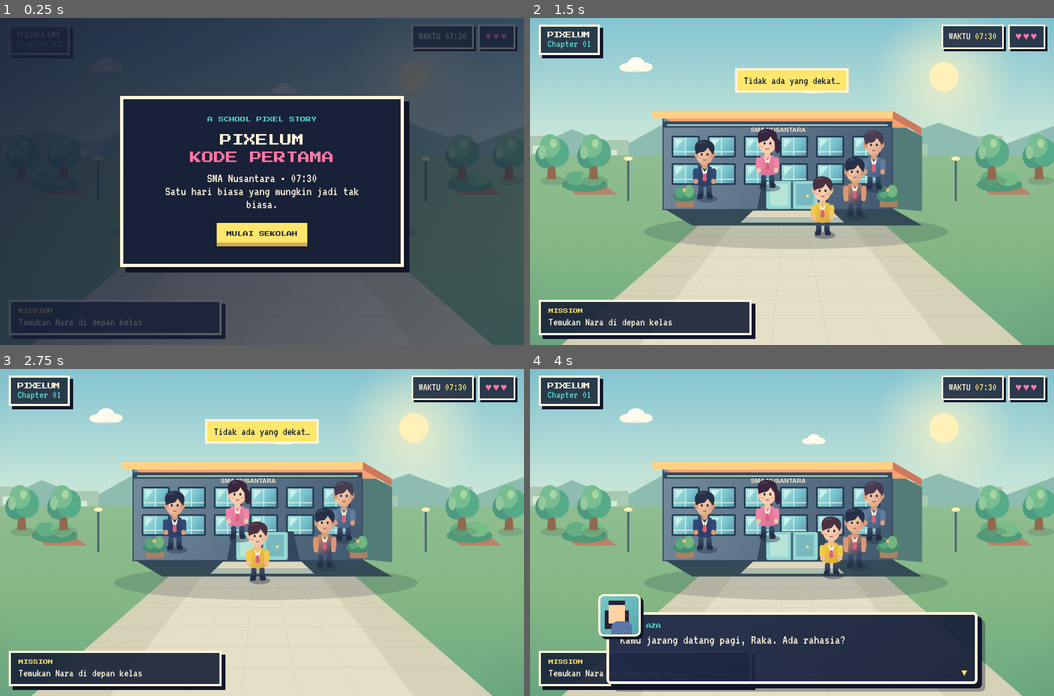
Above: before the commit, frames 1-4 (two rows, left to right).
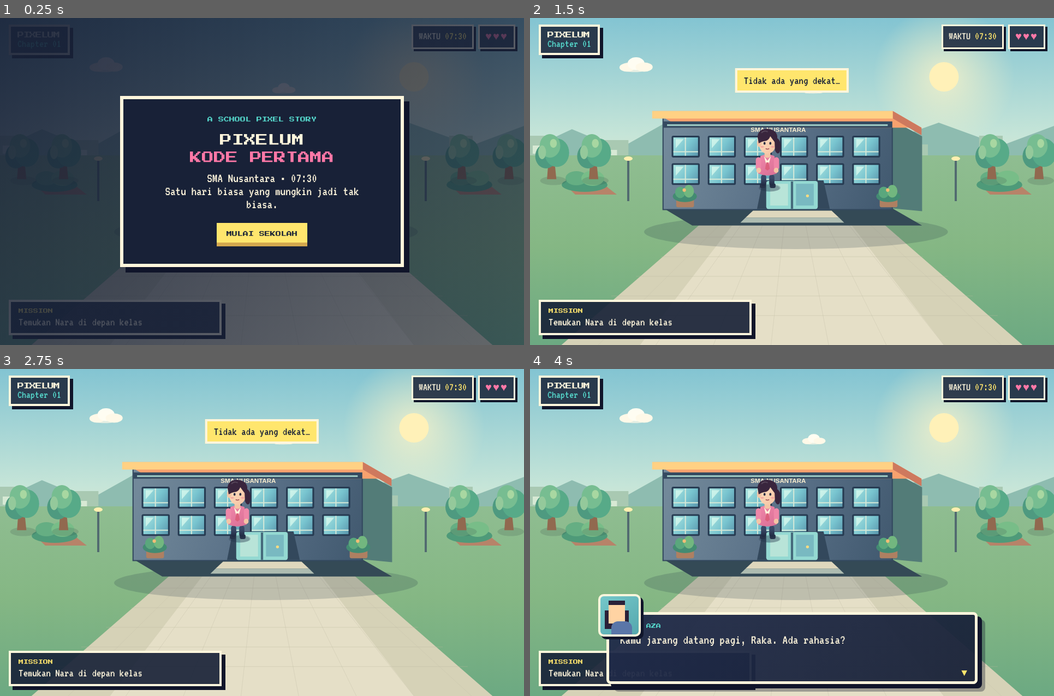
Above: after the commit, the same moments.

Repository: teamveitchfk/PlayGround
Game: browser game, page index.html
The game is run twice, just before and just after one commit, with the same random seed, the same clock (stepped at 60 frames per second) and the same inputs.
Inputs:
- Up to frame 1 (0.25 s): no input
- Up to frame 2 (1.5 s): click "MULAI SEKOLAH" at 0.27 s; hold Right from 1.03 s (still down); tap Space at 1.1 s
- Up to frame 3 (2.75 s): release Right at 1.53 s; hold Down 1.58-1.85 s; tap Space at 1.6, 2.1, 2.6 s; hold Left 1.9-2.47 s; tap E at 2.52 s; hold Up from 2.52 s (still down)
- Up to frame 4 (4 s): release Up at 2.82 s; hold Right 2.87-3.53 s; tap Space at 3.1, 3.6 s; tap W at 3.52 s; hold Up 3.58-3.82 s; hold Left from 3.87 s (still down)

The runs differ from the first frame. In frame 2, 2.2% of the frame differs, in the area x 31-69%, y 34-68%; in frame 3, 2.2%, in the area x 31-69%, y 34-66%; in frame 4, 2.2%.

Commit message:
Save source and v2 conversation for issue #1
Run: 44911346991
Generation: 44911346991-1795270298637

Diff:
--- a/index.html
+++ b/index.html
@@ -17,7 +17,8 @@
 let started=false,dialog=null,dialogIndex=0,phase=0,hearts=3,codes=0;
 const player={x:0,y:125,dir:'down',step:0};
 const NPC={nara:{x:-45,y:-25,c:'#4b2b50'},raka:{x:-160,y:10,c:'#17213d'},guru:{x:150,y:-20,c:'#465a75'},teman:{x:115,y:65,c:'#d48857'}};
-let world={ox:0,oy:0};
+let world={ox:0,oy:0,area:'courtyard',transition:0};
+const spawn={courtyard:{x:0,y:125},classroom:{x:-5,y:118},computer_lab:{x:-25,y:118},rooftop:{x:0,y:125}};
 const menu=document.getElementById('menu');document.getElementById('start').onclick=()=>{menu.classList.add('hidden');started=true;showToast('Hari baru, sama seperti kemarin…')};
 function iso(x,y){return {x:W/2+x,y:H*.53+y*.58}}
 function rect(x,y,w,h,c){ctx.fillStyle=c;ctx.fillRect(x,y,w,h)}
@@ -26,11 +27,14 @@
 function shadow(x,y){ellipse(x+5,y+8,19,7,'#25384b35')}
 function drawCloud(x,y,s){ctx.save();ctx.translate(x,y);ctx.scale(s,s);ellipse(0,0,35,12,'#fff9e8b8');ellipse(-18,1,18,10,'#fff9e8');ellipse(3,-8,20,15,'#fffdf2');ellipse(22,0,20,11,'#fff9e8');ctx.restore()}
 function drawTree(x,y,s=1){ctx.save();ctx.translate(x,y);ctx.scale(s,s);ellipse(5,5,27,9,'#354d4930');polygon([[-8,2],[ …(207 unchanged characters)…
-function character(x,y,c,dir='down',isPlayer=false){const p=iso(x,y),s=Math.max(.78,Math.min(1.12,W/900)),nara=c==='#4b2b50',teacher=c==='#465a7 …(276 unchanged characters)…
-// tiny contact shadow and shoes
-ellipse(3,8,18,6,'#23334840');ctx.fillStyle='#263248';ctx.beginPath();ctx.roundRect(-13,0,10,8,3);ctx.roundRect(4,0,10,8,3);ctx.fill();
+function character(x,y,c,dir='down',isPlayer=false,area='courtyard'){const p=iso(x,y),base=Math.max(.78,Math.min(1.12,W/900)),s=base*(area==='courtyard'?1:.92),nara=c==='#4b2b50',teacher=c==='#465a7 …(276 unchanged characters)…
+// kaki: langkah bergantian, tetap menapak dan tidak melayang
+const moving=isPlayer&&!!(keys.w||keys.s||keys.a||keys.d||keys.up||keys.down||keys.left||keys.right);
+const stride=moving?Math.sin((player.step||0)*.38)*3:0;
+ctx.save();if(moving)ctx.translate(0,Math.sin((player.step||0)*.38)*.5);
+ellipse(3,8,18,6,'#23334840');ctx.fillStyle='#263248';ctx.beginPath();ctx.roundRect(-13+stride,0,10,8,3);ctx.roundRect(4-stride,0,10,8,3);ctx.fill();
 // legs and uniform
-const leg=ctx.createLinearGradient(0,-9,0,3);leg.addColorStop(0,'#394866');leg.addColorStop(1,'#202b43');ctx.fillStyle=leg;ctx.beginPath();ctx.roundRect(-11,-15,9,19,4);ctx.roundRect(3,-15,9,19,4);ctx.fill();
+const leg=ctx.createLinearGradient(0,-9,0,3);leg.addColorStop(0,'#394866');leg.addColorStop(1,'#202b43');ctx.fillStyle=leg;ctx.beginPath();ctx.roundRect(-11+stride*.35,-15,9,19,4);ctx.roundRect(3-stride*.35,-15,9,19,4);ctx.fill();
 const torso=ctx.createLinearGradient(-14,-49,14,-12);torso.addColorStop(0,shirt);torso.addColorStop(1,isPlayer?'#d9a83b …(219 unchanged characters)…
 // collar, tie / buttons
 ctx.fillStyle='#fff4dc';ctx.beginPath();ctx.moveTo(-6,-47);ctx.lineTo(0,-39);ctx.lineTo(6,-47);ctx.lineTo(2,-32);ctx.li …(217 unchanged characters)…
@@ -46,6 +50,11 @@
 ctx.fillStyle='#283047';ellipse(-5,-69,1.8,2.4,'#283047');ellipse(5,-69,1.8,2.4,'#283047');ctx.strokeStyle='#a6585c';ctx.lineWidth=1.5;ctx.beginPath();ctx.moveTo(-3,-60);ctx.quadraticCurveTo(0,-58,3,-60);ctx.stroke();ellipse(-9,-63,3,1.5,'#ef9296aa');ellipse(9,-63,3,1.5,'#ef9296aa');
 // glossy hair highlight
 ctx.strokeStyle='#ffffff25';ctx.lineWidth=2;ctx.beginPath();ctx.arc(-4,-82,8,3.8,5.3);ctx.stroke();ctx.restore()}
+function sceneTransition(){if(world.transition>0){world.transition-=.025;ctx.fillStyle=`rgba(24,33,55,${Math.sin(world.transition*Math.PI)*.55})`;ctx.fillRect(0,0,W,H)}}
+function changeArea(area,label){world.area=area;world.transition=1;const s=spawn[area];player.x=s.x;player.y=s.y;NPC.nara.x=area==='computer_lab'?-35:area==='rooftop'?55:area==='classroom'?30:-45;NPC.nara.y=area==='courtyard'?-25:area==='rooftop'?35:65;NPC.raka.x=-150;NPC.raka.y=50;NPC.guru.x=area==='classroom'?150:260;NPC.guru.y=area==='classroom'?-35:260;NPC.teman.x=area==='courtyard'?115:260;NPC.teman.y=area==='courtyard'?65:260;showToast(label)}
+function drawClassroom(){const floor=ctx.createLinearGradient(0,H*.48,0,H);floor.addColorStop(0,'#c4a879');floor.addColorStop(1,'#92775d');ctx.fillStyle=floor;ctx.fillRect(0,H*.48,W,H*.52);ctx.fillStyle='#596c72';ctx.fillRect(0,0,W,H*.48);ctx.fillStyle='#eef1de';ctx.fillRect(0,H*.18,W,H*.30);ctx.fillStyle='#91bfc3';ctx.fillRect(W*.08,H*.22,W*.22,H*.18);ctx.fillStyle='#91bfc3';ctx.fillRect(W*.70,H*.22,W*.22,H*.18);ctx.fillStyle='#d6ece8';ctx.fillRect(W*.08,H*.22,W*.22,8);ctx.fillRect(W*.70,H*.22,W*.22,8);rect(W*.38,H*.22,W*.24,H*.17,'#2d4057');ctx.fillStyle='#f7edc8';ctx.fillRect(W*.40,H*.24,W*.20,H*.12);ctx.fillStyle='#3c6b78';ctx.fillText('PAPAN  •  RAKA',W*.50,H*.30);for(let r=0;r<3;r++)for(let c=0;c<4;c++){let x=W*.14+c*W*.22,y=H*.57+r*H*.09;polygon([[x-35,y],[x+35,y],[x+48,y+22],[x-48,y+22]],'#7e5d45');rect(x-31,y-24,62,28,'#b58a62');rect(x-28,y-25,56,6,'#dabd91');for(let px of [-20,20])ellipse(x+px,y-16,5,9,'#d99d79')}}
+function drawLab(){ctx.fillStyle='#dce7e3';ctx.fillRect(0,0,W,H);ctx.fillStyle='#afc3c0';ctx.fillRect(0,H*.46,W,H*.54);for(let i=0;i<5;i++){let x=W*.12+i*W*.19;ctx.fillStyle='#42606a';ctx.fillRect(x-44,H*.18,88,10);ctx.fillStyle='#76b8c1';ctx.fillRect(x-40,H*.29,80,50);ctx.fillStyle='#1e3547';ctx.fillRect(x-34,H*.33,68,38);ctx.fillStyle='#9de7d7';ctx.fillRect(x-29,H*.36,58,18);ctx.fillStyle='#243a48';ctx.fillRect(x-4,H*.68,8,42);rect(x-55,H*.63,110,12,'#d5d1b2');rect(x-55,H*.75,110,12,'#9a8064')}ctx.fillStyle='#fff7da';ctx.fillRect(W*.44,H*.12,W*.12,H*.06);ctx.fillStyle='#243a48';ctx.font='bold 12px sans-serif';ctx.textAlign='center';ctx.fillText('LAB KOMPUTER',W*.50,H*.16)}
+function drawRooftop(){const sky=ctx.createLinearGradient(0,0,0,H*.65);sky.addColorStop(0,'#77b8cb');sky.addColorStop(1,'#e9ddb0');ctx.fillStyle=sky;ctx.fillRect(0,0,W,H);ctx.fillStyle='#d1a66c';ctx.fillRect(0,H*.68,W,H*.32);ctx.fillStyle='#9baf9f';ctx.fillRect(0,H*.64,W,H*.08);ctx.fillStyle='#4f6971';ctx.fillRect(0,H*.47,W*.22,H*.18);ctx.fillRect(W*.78,H*.42,W*.22,H*.23);ctx.fillStyle='#b8d6d3';for(let i=0;i<6;i++)ctx.fillRect(W*.05+i*W*.16,H*.50,W*.05,H*.14);ctx.fillStyle='#60717a';ctx.fillRect(W*.12,H*.60,W*.76,H*.08);ctx.fillStyle='#dce4cd';ctx.fillRect(W*.13,H*.56,W*.74,H*.04);drawCloud(W*.22,H*.18,.7);drawCloud(W*.76,H*.25,.55)}
 function building(){const sx=Math.min(1.05,W/520),cx=W/2,cy=H*.43;ctx.save();ctx.translate(cx,cy);ctx.scale(sx,sx);
 // cast shadow, foundation, side volume
 ellipse(7,128,265,30,'#263b4933');polygon([[-224,87],[175,87],[227,117],[-174,117]],'#344a56');polygon([[175,-67],[227,-39],[227,92],[175,87]],'#537c78');
@@ -63,6 +72,9 @@
 for(const x of [-202,153]){ctx.fillStyle='#ae8062';ctx.beginPath();ctx.roundRect(x,68,31,17,3);ctx.fill();ellipse(x+15,66,21,10,'#438b72');ellipse(x+7,59,9,10,'#5aa77d');ellipse(x+22,57,9,11,'#72b77f');ellipse(x+14,55,3,3,'#f1bd76')}
 ctx.restore()}
 function draw(){ctx.clearRect(0,0,W,H);
+if(world.area==='classroom') { drawClassroom(); sceneTransition(); drawIndoorActors(); return }
+if(world.area==='computer_lab') { drawLab(); sceneTransition(); drawIndoorActors(); return }
+if(world.area==='rooftop') { drawRooftop(); sceneTransition(); drawIndoorActors(); return }
 // warm morning sky and soft sun glow
 const sky=ctx.createLinearGradient(0,0,0,H*.58);sky.addColorStop(0,'#83c4d2');sky.addColorStop(.62,'#c6e5d8');sky.addColorStop(1,'#f2e7c7');ctx.fillStyle=sky;ctx.fillRect(0,0,W,H);
 const glow=ctx.createRadialGradient(W*.79,H*.18,5,W*.79,H*.18,130);glow.addColorStop(0,'#fff5c8bb');glow.addColorStop(1,'#fff5c800');ctx.fillStyle=glow;ctx.fillRect(W*.60,0,W*.4,H*.42);ellipse(W*.79,H*.18,27,27,'#fff1b8');drawCloud(W*.2,H*.15,.78);drawCloud(W*.54,H*.22,.55);
@@ -81,18 +93,19 @@
 for(const x of [W*.04,W*.12,W*.88,W*.97])drawTree(x,H*.49,x<W*.15||x>W*.85?.9:.72);
 building();
 // render people in depth order
-const actors=[['nara',NPC.nara,NPC.nara.c],['raka',NPC.raka, …(183 unchanged characters)… 'player'?player.dir:'down',id==='player');drawHint();
+const actors=[['nara',NPC.nara,NPC.nara.c],['raka',NPC.raka, …(183 unchanged characters)… 'player'?player.dir:'down',id==='player',world.area);drawHint();
 // subtle vignette for a composed scene
 const vignette=ctx.createRadialGradient(W/2,H*.48,H*.22,W/2,H*.48,Math.max(W,H)*.8);vignette.addColorStop(.55,'#17243b00');vignette.addColorStop(1,'#17243b24');ctx.fillStyle=vignette;ctx.fillRect(0,0,W,H)}
+function drawIndoorActors(){const actors=[['nara',NPC.nara,NPC.nara.c],['guru',NPC.guru,NPC.guru.c],['teman',NPC.teman,NPC.teman.c],['player',player,'#ffe66d']].sort((a,b)=>a[1].y-b[1].y);for(const [id,a,c] of actors){if(a.x>220||a.y>220)continue;character(a.x,a.y,c,id==='player'?player.dir:'down',id==='player',world.area)}drawHint()}
 function drawHint(){if(!dialog){let near=findNearby();if(near){ctx.fillStyle='#ffe66d';ctx.strokeStyle='#182137';ctx.li …(220 unchanged characters)…
 function findNearby(){for(const n in NPC){if(Math.hypot(player.x-NPC[n].x,player.y-NPC[n].y)<55)return n}return null}
-function move(){if(dialog||!started)return;let dx=0,dy=0;if( …(252 unchanged characters)… dx<0?'left':'right'):(dy<0?'up':'down');player.x=Math.max(-220,Math.min(220,player.x+dx));player.y=Math.max(-150,Math.min(135,player.y+dy))}}
+function move(){if(dialog||!started)return;let dx=0,dy=0;if( …(252 unchanged characters)… dx<0?'left':'right'):(dy<0?'up':'down');const indoor=world.area!=='courtyard';player.x=Math.max(indoor?-190:-220,Math.min(indoor?190:220,player.x+dx));player.y=Math.max(indoor?-70:-150,Math.min(indoor?128:135,player.y+dy));if(world.area==='courtyard'&&player.y<-145){changeArea('classroom','Kelas 11 IPA');}}}
 function startDialogue(lines,onEnd){dialog={lines,onEnd};dialogIndex=0;document.getElementById('dialogue').classList.add('show');document.getElementById('choice').style.display='none';renderDialogue()}
 function renderDialogue(){const d=dialog.lines[dialogIndex];document.getElementById('portrait').className='portrait '+( …(641 unchanged characters)…
 function advance(){if(!dialog)return;const d=dialog.lines[dialogIndex];if(d.choice)return;if(dialogIndex<dialog.lines.length-1){dialogIndex++;renderDialogue()}else{let end=dialog.onEnd;dialog=null;document.getElementById('dialogue').classList.remove('show');if(end)end()}}
 document.getElementById('dialogue').onclick=advance;
-function interact(){if(!started||dialog)return;let n=findNea …(661 unchanged characters)… ent='Dekripsi kode bersama Nara di lab';NPC.nara.x=-80;NPC.nara.y=35})}else if(phase===1)labScene();else if …(456 unchanged characters)…
-function labScene(){startDialogue([{name:'NARA',s:'nara',tex …(786 unchanged characters)… 'questText').textContent='Temui Nara di depan sekolah';NPC.nara.x=95;NPC.nara.y=5})}
+function interact(){if(!started||dialog)return;let n=findNea …(661 unchanged characters)… ent='Dekripsi kode bersama Nara di lab';changeArea('computer_lab','Laboratorium Komputer');NPC.nara.x=-35;NPC.nara.y=65})}else if(phase===1)labScene();else if …(456 unchanged characters)…
+function labScene(){startDialogue([{name:'NARA',s:'nara',tex …(786 unchanged characters)… 'questText').textContent='Temui Nara di rooftop';changeArea('rooftop','Rooftop Sekolah');NPC.nara.x=55;NPC.nara.y=35})}
 function ending(){startDialogue([{name:'NARA',s:'nara',text:'Kamu datang juga ke rooftop.'},{name:'RAKA',s:'raka',text: …(627 unchanged characters)…
 function updateHud(){document.getElementById('hearts').textContent='♥'.repeat(hearts);document.getElementById('time').textContent=phase>=2?'08:15':'07:45'}
 function showToast(t){let e=document.getElementById('toast');e.textContent=t;e.classList.add('show');setTimeout(()=>e.classList.remove('show'),2200)}
Not shown, changed: .omgithub/checkpoint.json
Not shown, changed: .omgithub/conversation.json
